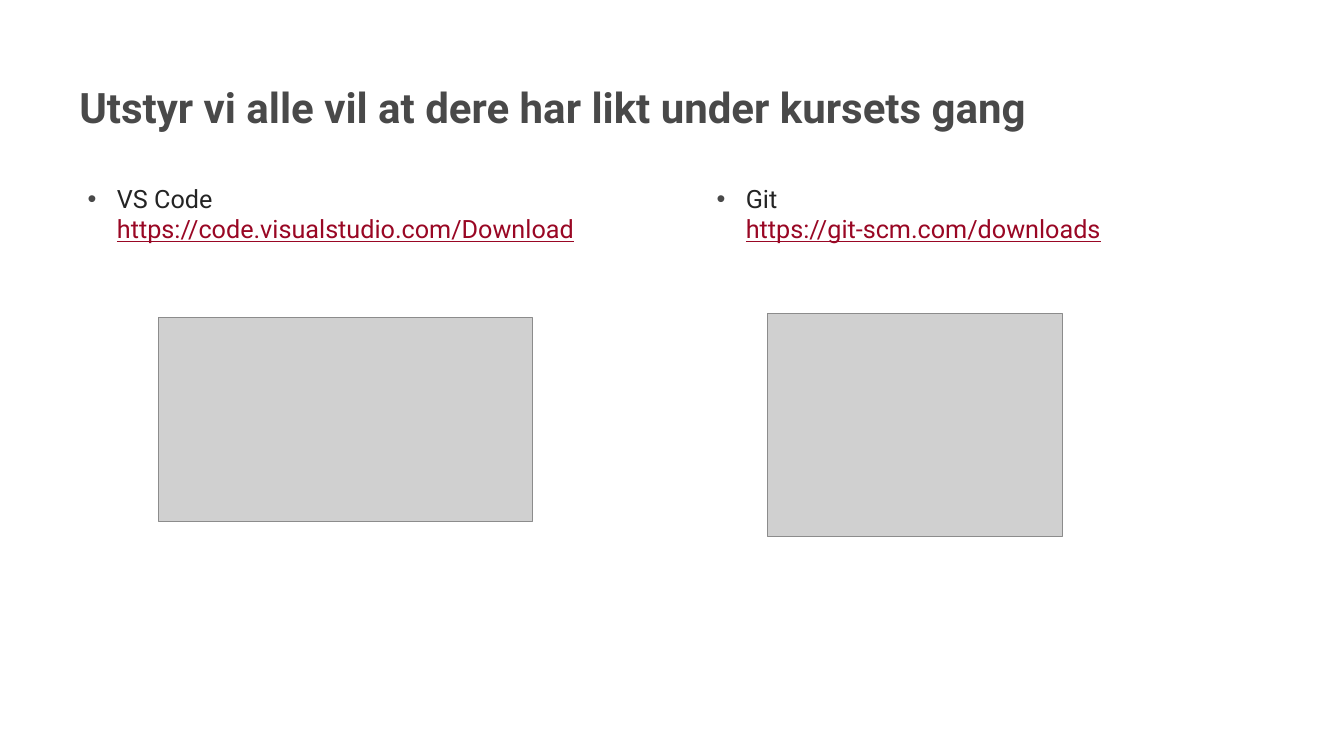
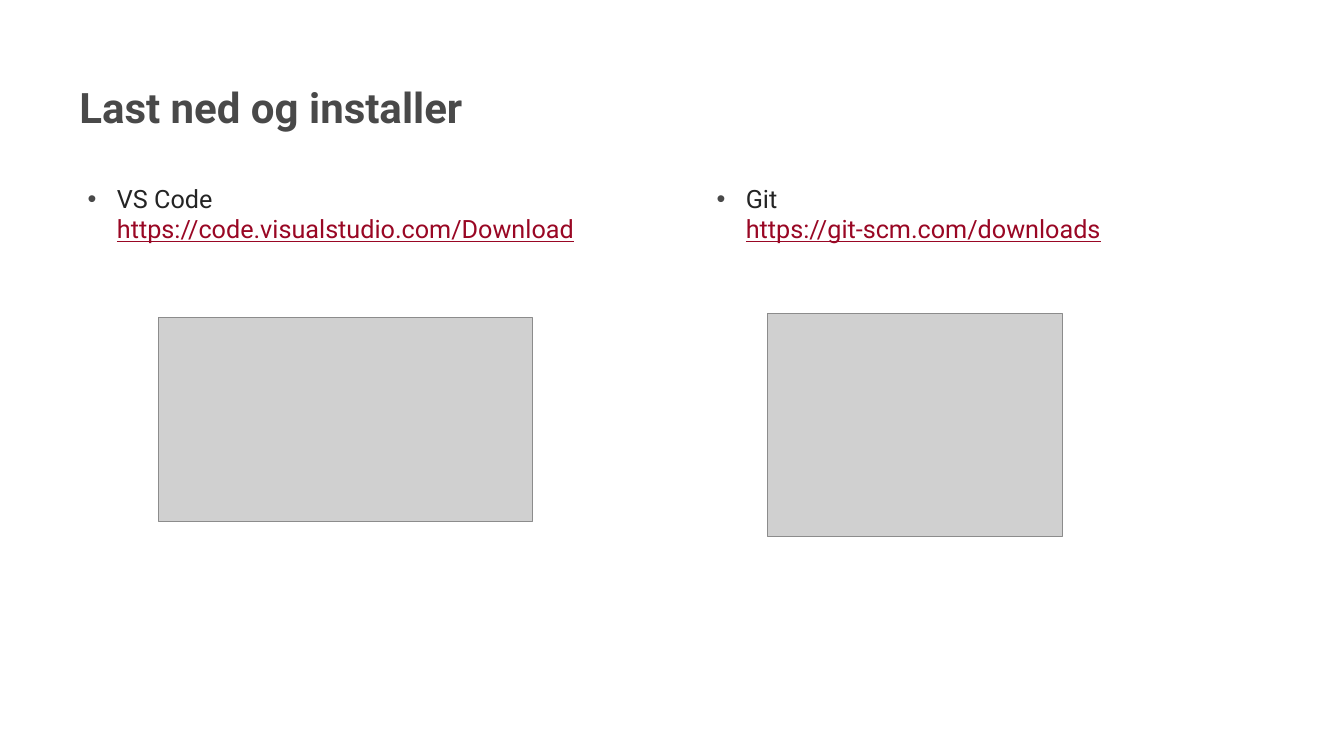
Before and after one commit to pibendik/KursSopraSteria2020, a slide deck: slide 7 of presentasjon.potx. Drawn at 1344x756 pixels with LibreOffice and Linux fonts; fonts in the diff are those of the drawing; grey boxes stand for pictures; background and template pictures are left out. Boxes give left, top, right and bottom in pixels: in the first picture for what was removed or moved away, otherwise in the second. Text is boxed around its words. In the diff, an @@ line names an element or a change of style, - is before the commit and + after.

```diff
--- a/presentasjon.potx
+++ b/presentasjon.potx
@@ title at bbox=[79, 91, 462, 132]: text changed @@
-Utstyr vi alle vil at dere har likt under kursets gang
+Last ned og installer
```
Also in this commit, not shown: 3 other slides changed, 14 slides added, 2 slides removed, 8 other files.
